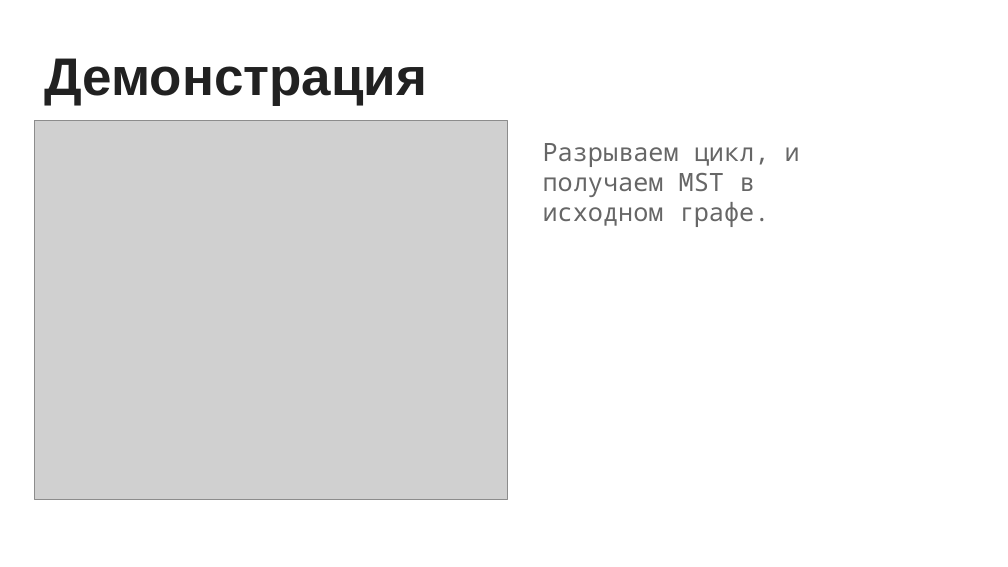
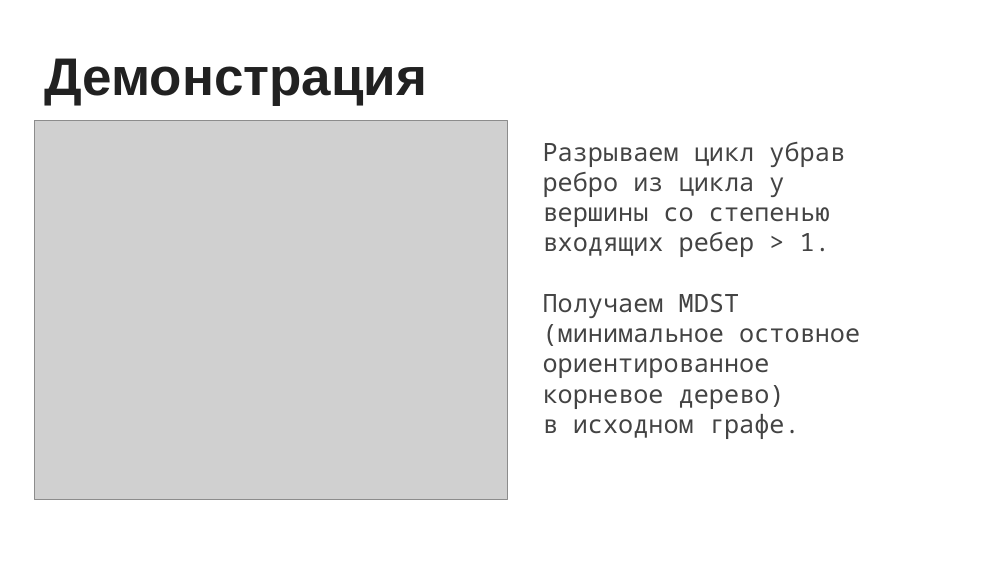
Before and after one commit to Alexander-Snigirev/AltExam, a slide deck: slide 10 of theory/presentation.pptx (slide 9 before the commit). Drawn at 1008x567 pixels with LibreOffice and Linux fonts; fonts in the diff are those of the drawing; grey boxes stand for pictures. Boxes give left, top, right and bottom in pixels: in the first picture for what was removed or moved away, otherwise in the second. Text is boxed around its words. In the diff, an @@ line names an element or a change of style, - is before the commit and + after.

```diff
--- a/theory/presentation.pptx
+++ b/theory/presentation.pptx
@@ text removed at (543, 143, 800, 227) @@
-Разрываем цикл, и получаем MST в исходном графе.
@@ text added at (543, 142, 860, 439), 18 pt, text #434343 @@
+Разрываем цикл убрав ребро из цикла у вершины со степенью входящих ребер > 1.
+Получаем MDST (минимальное остовное ориентированное корневое дерево)
+в исходном графе.
```
Also in this commit, not shown: 8 other slides changed, 1 slide added, 1 other file.
